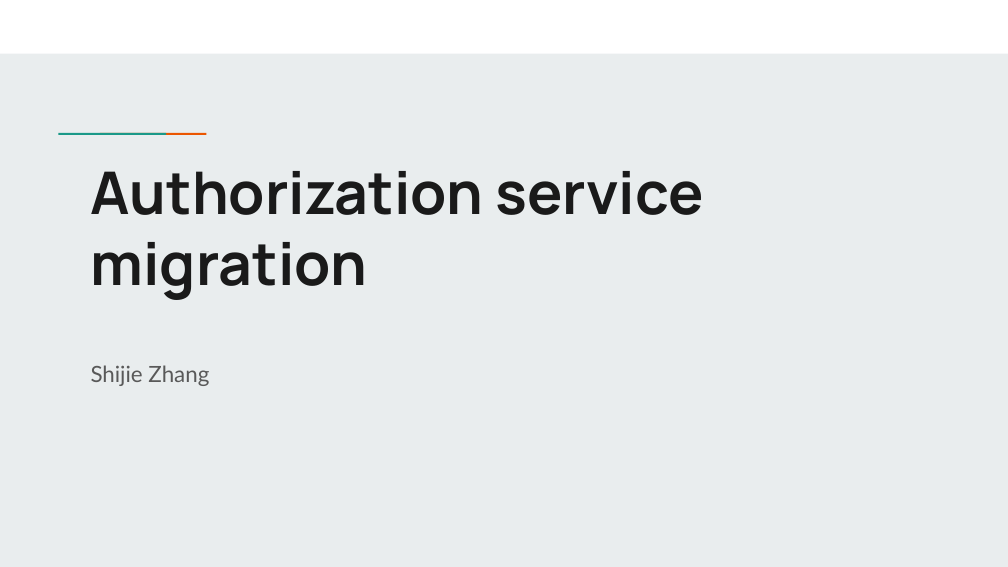
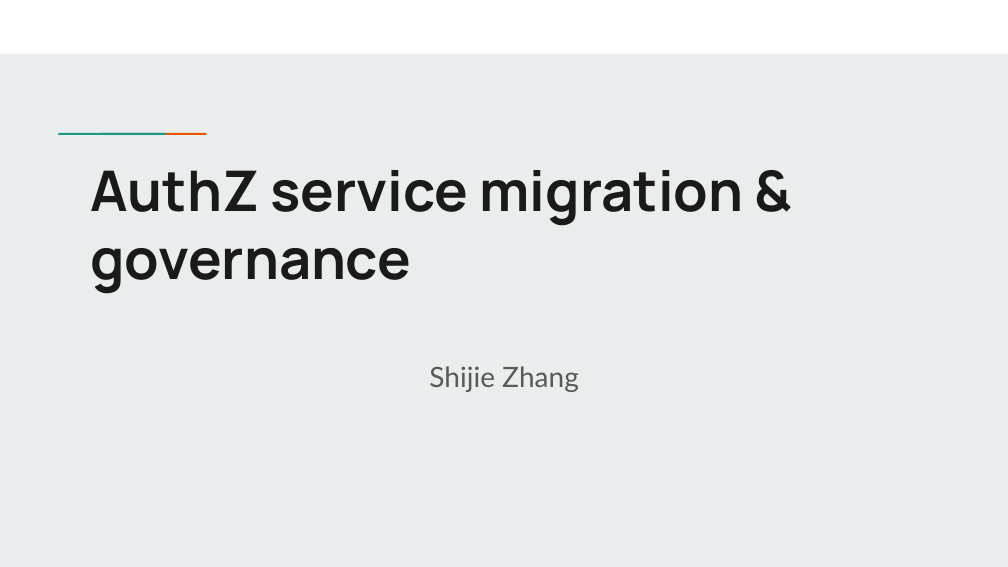
Before and after one commit to DreamOfTheRedChamber/my-resume, a slide deck: slide 1 of ExperiencesTalks/AuthzServiceMigration.pptx. Drawn at 1008x567 pixels with LibreOffice and Linux fonts; fonts in the diff are those of the drawing. Boxes give left, top, right and bottom in pixels: in the first picture for what was removed or moved away, otherwise in the second. Text is boxed around its words. In the diff, an @@ line names an element or a change of style, - is before the commit and + after.

```diff
--- a/ExperiencesTalks/AuthzServiceMigration.pptx
+++ b/ExperiencesTalks/AuthzServiceMigration.pptx
@@ title at [90,170,744,293]: text changed; size 42 to 40 pt @@
-Authorization service migration
+AuthZ service migration & governance
@@ subtitle "Shijie Zhang" at [429,366,579,392]: size 16 to 20 pt; alignment left to centre @@
```
Also in this commit, not shown: 10 other slides changed, 10 slides added, 9 slides removed.
